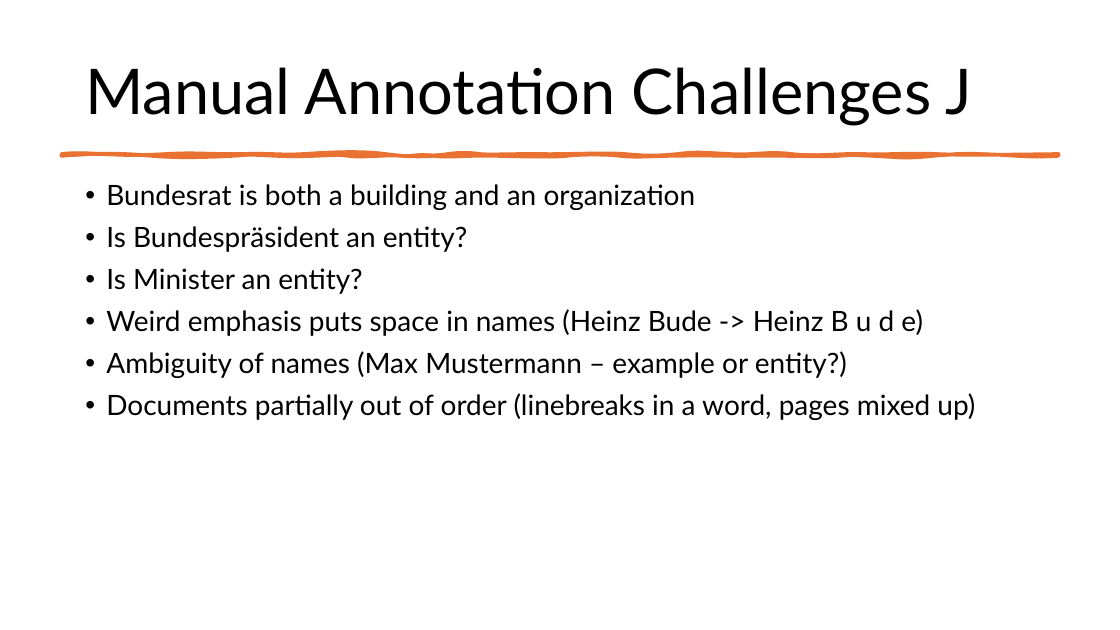
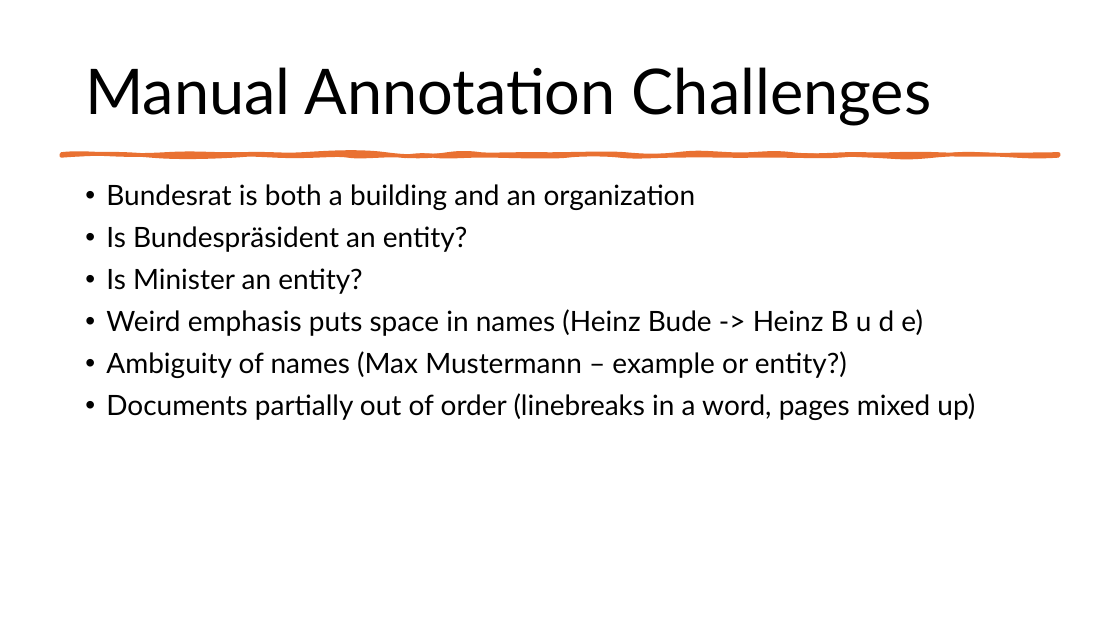
Before and after one commit to kiliankoeck/NLP, a slide deck: slide 9 of NLP-Group18.pptx. Drawn at 1120x630 pixels with LibreOffice and Linux fonts; fonts in the diff are those of the drawing. Boxes give left, top, right and bottom in pixels: in the first picture for what was removed or moved away, otherwise in the second. Text is boxed around its words. In the diff, an @@ line names an element or a change of style, - is before the commit and + after.

```diff
--- a/NLP-Group18.pptx
+++ b/NLP-Group18.pptx
@@ title at (x1=85, y1=67, x2=931, y2=126): text changed @@
-Manual Annotation Challenges J
+Manual Annotation Challenges
```
Also in this commit, not shown: 3 other slides changed.
